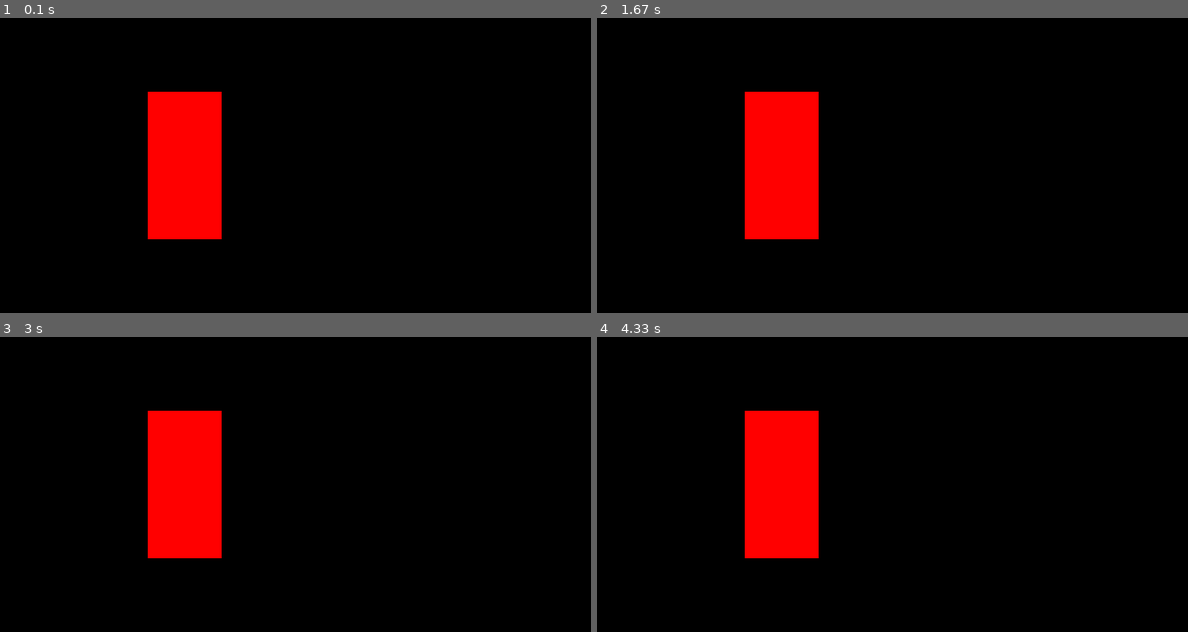
Above: before the commit, frames 1-4 (two rows, left to right).
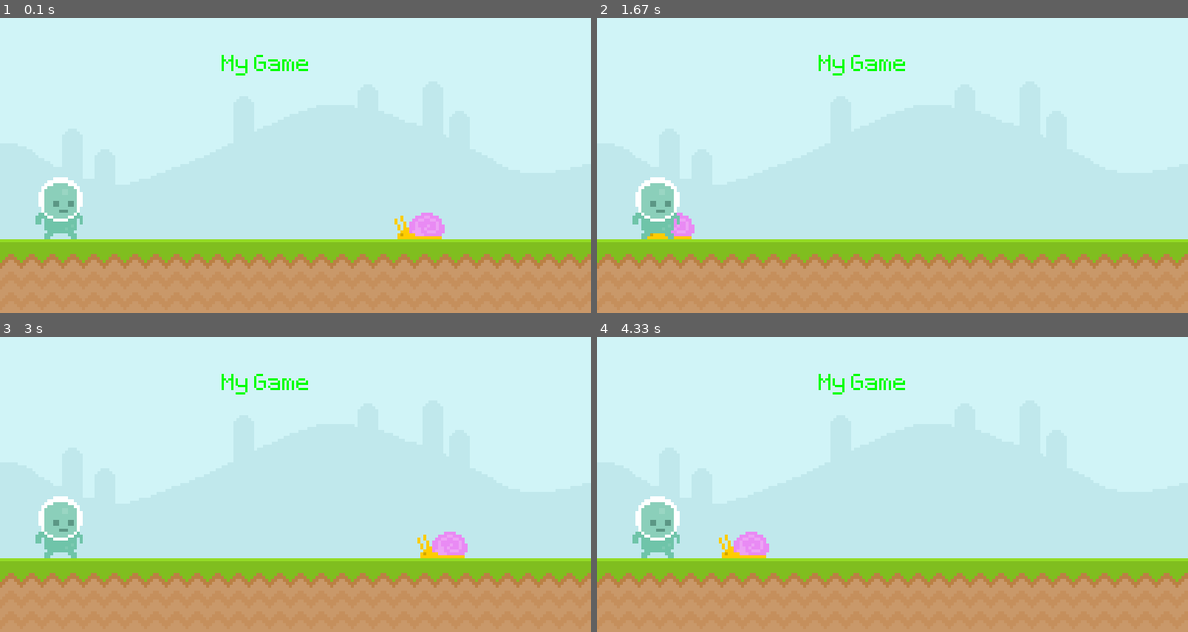
Above: after the commit, the same moments.

Repository: LifeofSwervo/Games
Game: pygame game, started from Runner/main.py
Two runs of this game, one before a commit and one after it. Both use one fixed random seed, a clock stepped at 60 frames per second and the inputs below.
Inputs:
- Up to frame 1 (0.1 s): no input
- Up to frame 2 (1.67 s): no input
- Up to frame 3 (3 s): no input
- Up to frame 4 (4.33 s): no input

The runs differ from the first frame. In frame 1, 100% of the frame differs, in the area x 0-100%, y 0-100%; in frame 2, 100%; in frame 3, 100%; in frame 4, 100%.

Commit message:
Update main.py

Diff:
--- a/Runner/main.py
+++ b/Runner/main.py
@@ -5,17 +5,44 @@
 screen = pygame.display.set_mode((800,400))
 pygame.display.set_caption('Runner')
 clock = pygame.time.Clock()
+testFont = pygame.font.Font('Runner/font/Pixeltype.ttf', 50)
 
-testSurface = pygame.Surface((100,200))
-testSurface.fill('Red')
+#Background (and text)
+skySurface = pygame.image.load('Runner/graphics/Sky.png').convert()
+groundSurface = pygame.image.load('Runner/graphics/ground.png').convert()
+textSurface = testFont.render('My Game', False, 'Green').convert()
 
+#Player
+playerSurface = pygame.image.load('Runner/graphics/Player/player_walk_1.png').convert_alpha()
+playerRect = playerSurface.get_rect(midbottom =(80,300))
+
+#Enemies
+
+    #Snail
+snailSurface = pygame.image.load('Runner/graphics/snail/snail1.png').convert_alpha()
+snailRect = snailSurface.get_rect(midbottom = (600,300))
+snailXPos = 600
+
+#Game Loop
 while True:
     for event in pygame.event.get():
         if event.type == pygame.QUIT:
             pygame.quit()
             exit()
 
-        screen.blit(testSurface,(200,100))
+    #Background
+    screen.blit(skySurface,(0,0))
+    screen.blit(groundSurface,(0,300))
+    screen.blit(textSurface,(300,50))
+    #Enemies
 
-        pygame.display.update()
-        clock.tick(60)
+        #Snail
+    snailRect.right  -= 5
+    if snailRect.left < -50: snailRect.left = 850
+    screen.blit(snailSurface,snailRect)
+
+    #Player
+    screen.blit(playerSurface,playerRect)
+
+    pygame.display.update()
+    clock.tick(60)
